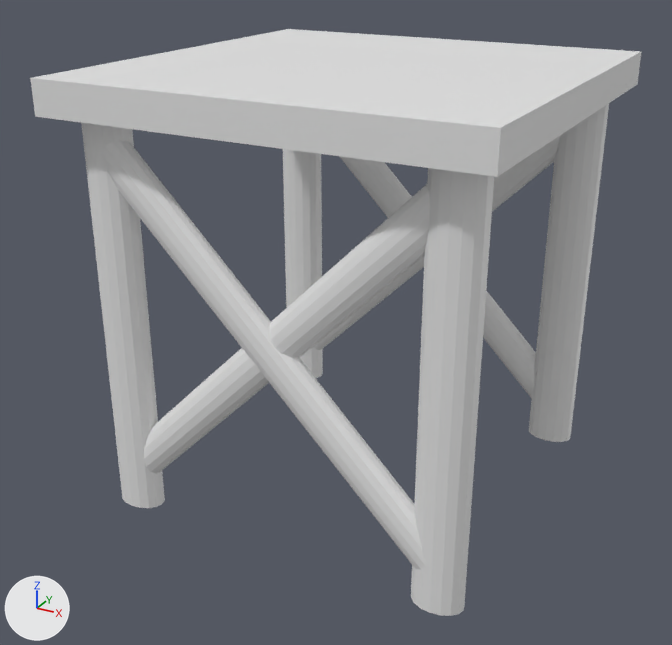
An edit to the Blender file DementiaVRExperience/Assets/Models/Simple table.blend, drawn before and after from the same camera.
Rendered twice from a 50 mm camera at (0.975, -1.895, 1.444) aimed at (-0.033, -0.063, 0.529). Lighting does not change. The marker at lower left points along +X, +Y and +Z.

In view in the first picture: 'Cross 1', 'Cross 2', 'Cross 3', 'Cross 4', 'Leg 1', 'Leg 2', 'Leg 3', 'Leg 4', 'Table Top'.
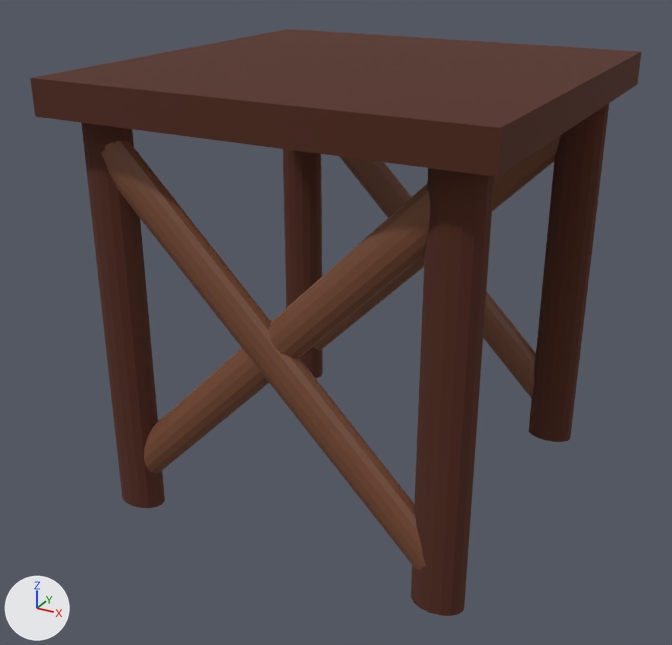
Commit message: Table added to unity scene
Dan - I need to create the individual planks of the table now

What differs and where, as boxes [x1, y1, x2, y2] in the pictures (672 x 645 px):
'Leg 1', recoloured (grey to brown)
    both: [411, 168, 494, 616]
'Cross 3', recoloured (grey to brown)
    both: [101, 140, 426, 570]
'Cross 4', recoloured (grey to brown)
    both: [144, 184, 430, 474]
'Leg 4', recoloured (grey to brown)
    both: [81, 123, 165, 508]
'Leg 2', recoloured (grey to brown)
    both: [529, 104, 609, 442]
'Leg 3', recoloured (grey to brown)
    both: [283, 149, 323, 378]
'Cross 1', recoloured (grey to brown)
    both: [339, 156, 536, 398]
'Cross 2', recoloured (grey to brown)
    both: [314, 136, 560, 350]
part 1 of me_cube_001, built on
    both: [33, 29, 641, 177]
part 2 of me_cube_001, recoloured (grey to brown)
    both: [30, 78, 501, 177]

The edits, one by one:
Material 'Wood 2' (mat_wood_2) is new.
Its base color is (0.184, 0.0657, 0.0292) (brown #774830).
Material 'Wood' (mat_wood) is new.
Its base color is (0.0871, 0.0229, 0.0108) (brown #532a1b).
Its roughness is 1.0.
me_cube_001 is used by ob_table_top; location (0.0, 0.0, 1.1); scale (1.0, 1.0, 0.078).
me_cube_001 had 8 vertices, 6 faces and spanned x -0.5..0.5, y -0.5..0.5, z -0.5..0.5.
me_cube_001 now has 184 vertices, 180 faces and spans x -0.5..0.5, y -0.5..0.5, z -0.5..0.5.
Part 1, on me_cube_001:
4 faces are deleted.
24 vertices are added at x -0.5..0.5, y -0.357..0.357, z -0.5..0.5.
28 new faces join them.
me_cube_001 part 2: 2 faces spanning x -0.5..0.5, y -0.5..0.5, z -0.5..0.5 switch from no material to mat_wood (brown #532a1b).
me_cylinder has 32 vertices, 18 faces and spans x -0.06..0.06, y -0.06..0.06, z -0.5..0.5.
me_cylinder now uses material mat_wood (brown #532a1b).
me_cylinder_001 has 32 vertices, 18 faces and spans x -0.06..0.06, y -0.06..0.06, z -0.5..0.5.
me_cylinder_001 now uses material mat_wood (brown #532a1b).
me_cylinder_003 has 32 vertices, 18 faces and spans x -0.06..0.06, y -0.06..0.06, z -0.5..0.5.
me_cylinder_003 now uses material mat_wood (brown #532a1b).
me_cylinder_002 has 32 vertices, 18 faces and spans x -0.06..0.06, y -0.06..0.06, z -0.5..0.5.
me_cylinder_002 now uses material mat_wood (brown #532a1b).
me_cylinder_004 has 32 vertices, 18 faces and spans x -0.06..0.06, y -0.06..0.06, z -0.5..0.5.
me_cylinder_004 now uses material mat_wood_2 (brown #774830).
me_cylinder_005 has 32 vertices, 18 faces and spans x -0.06..0.06, y -0.06..0.06, z -0.5..0.5.
me_cylinder_005 now uses material mat_wood_2 (brown #774830).
me_cylinder_006 has 32 vertices, 18 faces and spans x -0.06..0.06, y -0.06..0.06, z -0.5..0.5.
me_cylinder_006 now uses material mat_wood_2 (brown #774830).
me_cylinder_007 has 32 vertices, 18 faces and spans x -0.06..0.06, y -0.06..0.06, z -0.5..0.5.
me_cylinder_007 now uses material mat_wood_2 (brown #774830).
